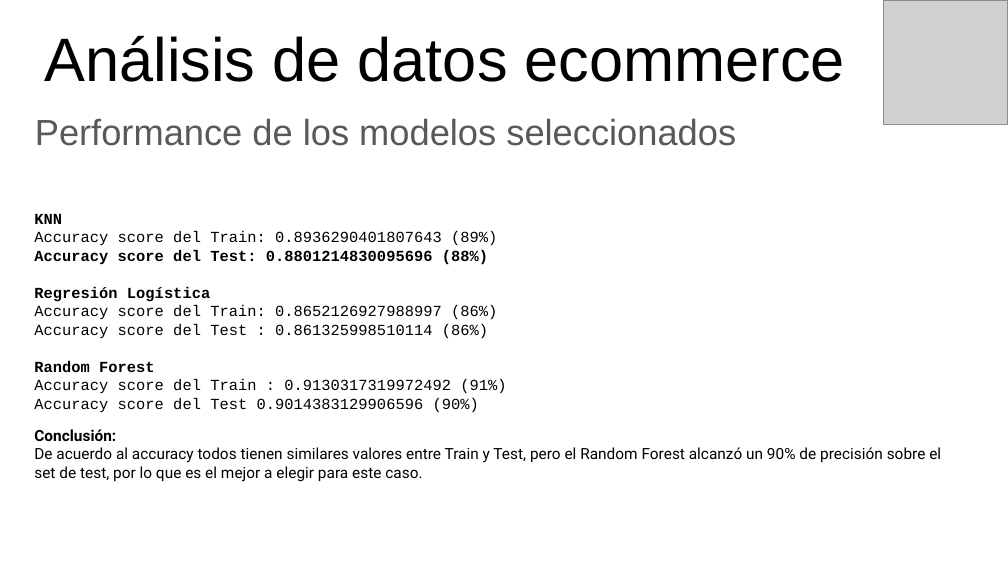
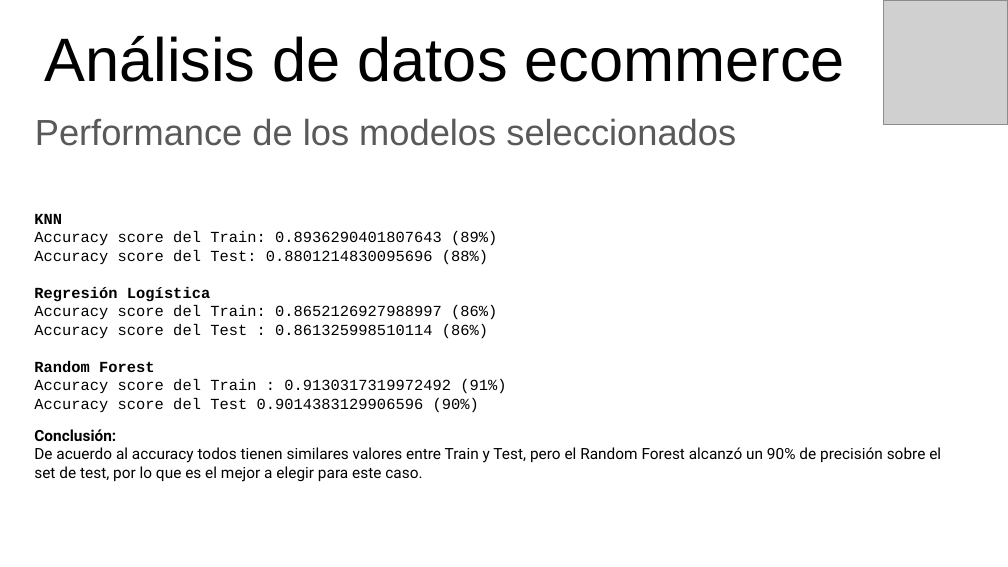
Before and after one commit to eliasguillermo/ds-ecommerce, a slide deck: slide 20 of PROYECTO FINAL - PRESENTANCION GERENCIAL.pptx (slide 19 before the commit). Drawn at 1008x567 pixels with LibreOffice and Linux fonts; fonts in the diff are those of the drawing; grey boxes stand for pictures. Boxes give left, top, right and bottom in pixels: in the first picture for what was removed or moved away, otherwise in the second. Text is boxed around its words. In the diff, an @@ line names an element or a change of style, - is before the commit and + after.

```diff
--- a/PROYECTO FINAL - PRESENTANCION GERENCIAL.pptx
+++ b/PROYECTO FINAL - PRESENTANCION GERENCIAL.pptx
@@ text at <box>34,250,488,265</box>: bold off in "Accuracy score del Test: 0.8801214830095696 (88%)" @@
```
Also in this commit, not shown: 3 other slides changed, 1 slide added, 1 other file.
